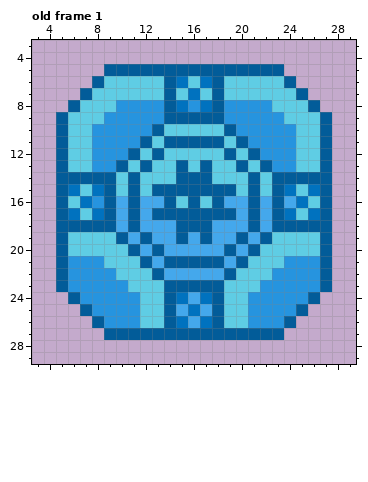
One commit to this pixel-art file: src/objects/demon-seal/demon-seal.aseprite. The picture above was drawn from the file before the commit.
33x33 pixels, 1 frame. Shown: old frame 1: x 3..29, y 3..29. The commit also changed other frames, which this record leaves out.
The same view after the edit:
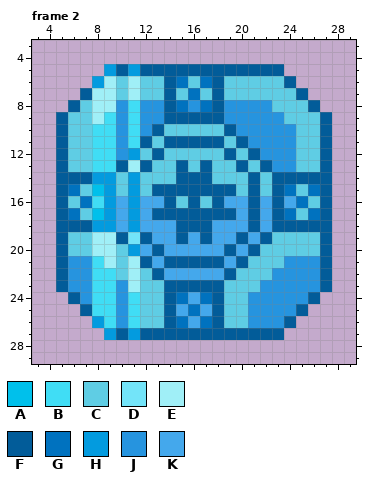
Palette (. is transparent): A #00c0eb  B #40ddf5  C #5fcde4  D #73e4f9  E #a0eff7  F #025c99  G #0072bf  H #039bdf  J #2694df  K #44a8ec
A new or re-ordered frame is compared with the old frame closest to it.
The edit:
frames 1 -> 8
layer "shine" opacity 69% overlay added
Changed rows in their new state; - is an unchanged pixel.
Frame 2 is new; against old frame 1, layer "shine":
first column x 8:
 5 -H-H
 6 HE-E
 7 EE-E
 8 EE-B
 9 EB-B
10 BB-B
11 BB-B
12 BB-H
13 BB-E
14 HH-H
15 AH-H
16 BH-H
17 AH-H
18 HH-H
19 EE-D
20 EE-H
21 BE-E
22 BB-E
23 BB-E
24 BB-B
25 BB-B
26 HB-B
27 -H-H
Pixel boxes of the changes (left, top, right, bottom) in both pictures:
changed: (92, 64, 140, 340)
